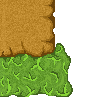
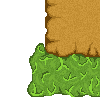
Layered file, before and after one edit (w=100, h=100). Changes by layer:
painted on "Grass shadow" over [0, 43, 100, 97]
painted on "Grass highlights" over [0, 45, 100, 97]
painted on "Grass" over [0, 43, 100, 97]
painted on "Lag 3" (1st of 2, in "Half Dirt with grass") over [0, 0, 100, 57]
painted on "Lag 3" (2nd of 2, in "Half Dirt with grass") over [45, 0, 100, 57]
added layer "Lag 2 kopier 2" in group "Half Dirt with grass" over [45, 0, 100, 59]
painted on "Lag 2 kopier" over [0, 0, 100, 59]
